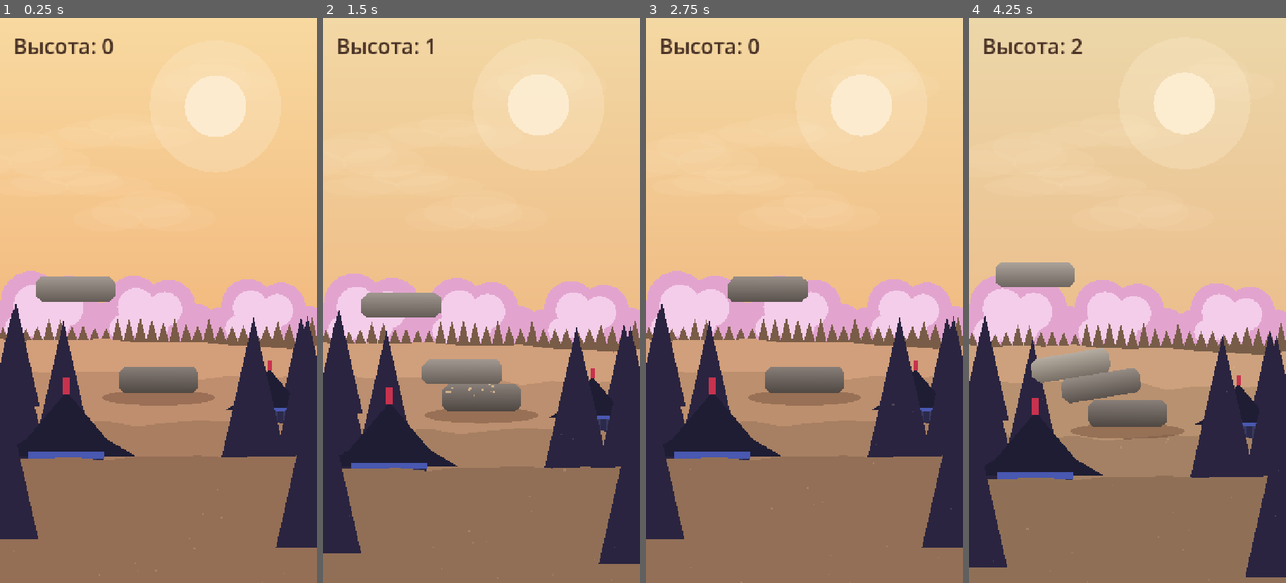
Above: before the commit, frames 1-4 (left to right).
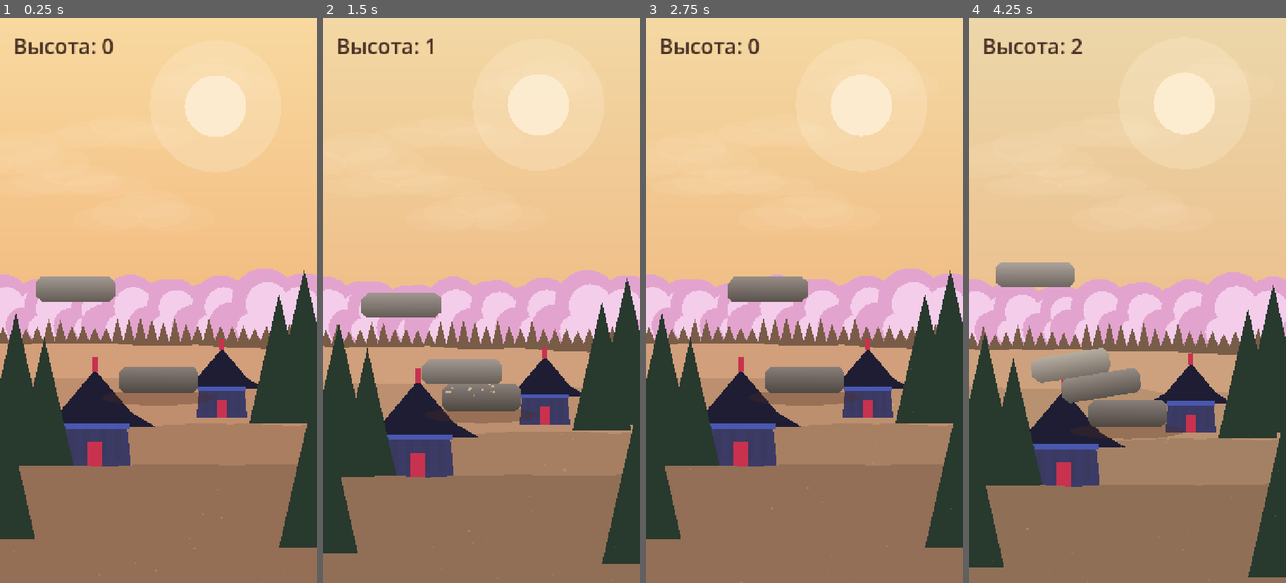
Above: after the commit, the same moments.

Repository: Babaika8/balance-tower
Game: Godot game, scene res://main.tscn
The game is run twice, just before and just after one commit, with the same random seed, the same clock (stepped at 60 frames per second) and the same inputs.
Inputs (mouse positions are in pixels of both pictures, inside the frame that each line leads up to):
- Up to frame 1 (0.25 s): no input
- Up to frame 2 (1.5 s): tap Enter at 0.5 s; move the mouse to (551, 272) at 0.52 s; click (551, 272) at 0.67 s; tap Space at 0.77 s; drag from (418, 328) to (465, 413) at 1.27 s
- Up to frame 3 (2.75 s): move the mouse to (836, 176) at 2.02 s; click (836, 176) at 2.17 s
- Up to frame 4 (4.25 s): drag from (1111, 413) to (1032, 215) at 2.77 s; move the mouse to (1222, 385) at 3.52 s; click (1222, 385) at 3.67 s; tap Space at 3.77 s

The runs differ from the first frame. In frame 1, 15% of the frame differs, in the area x 0-100%, y 44-94%; in frame 2, 15%; in frame 3, 15%; in frame 4, 16%, in the area x 0-100%, y 45-99%.

Commit message:
Atmosphere v7: more sakura, houses on ground level, firs vs houses contrast
- 7 sakura puffs spread full-width (wide screens looked sparse)
- raise houses so only the foundation tucks behind its ground wave;
  flatten dune crests for predictable seating (no more sunk/floating)
- firs dark green, house body lighter indigo + separated X positions so
  they no longer blend together

Co-Authored-By: Claude Opus 4.8 <noreply@anthropic.com>

Diff:
--- a/game.gd
+++ b/game.gd
@@ -197,38 +197,37 @@
 	# вставлены МЕЖДУ волнами земли, чтобы передняя волна перекрывала их низ.
 	# nx у ёлок — только края (центр свободен под камни).
 
-	# --- ДАЛЬНИЙ ПЛАН ---
-	for nx in [0.15, 0.46, 0.82]:
-		var puff := _make_sakura_puff(randf_range(1.3, 1.9))
+	# --- ДАЛЬНИЙ ПЛАН: много сакур-облаков по всей ширине ---
+	for i in range(7):
+		var puff := _make_sakura_puff(randf_range(1.2, 1.8))
 		layer.add_child(puff)
-		atmo_props.append({"node": puff, "nx": nx + randf_range(-0.04, 0.04), "base_y": 700.0, "factor": 0.12})
+		atmo_props.append({"node": puff, "nx": 0.06 + i * 0.14 + randf_range(-0.025, 0.025), "base_y": 700.0, "factor": 0.12})
 	var forest := _make_forest_row()
 	layer.add_child(forest)
 	atmo_dunes.append({"node": forest, "base_y": 726.0, "factor": 0.16, "shade": 0.42})
 
-	# --- СРЕДНИЙ ПЛАН: волны земли, между ними дома/ёлки ---
-	_add_dune(layer, 36.0, 7, 3, 760.0, 0.18, 0.00)   # волна 4 (дальняя)
-	_add_dune(layer, 52.0, 8, 16, 840.0, 0.30, 0.10)  # волна 3
-	# мелкие краевые ёлки + ПРАВЫЙ дом — уйдут за волну 2
-	_add_fir(layer, 0.05, 880.0, 1.7, 0.40)
-	_add_fir(layer, 0.95, 900.0, 1.6, 0.40)
+	# --- СРЕДНИЙ ПЛАН: волны земли (сглаженные гребни); дома/ёлки сидят на земле,
+	# фундамент уходит за свою волну. Дома и ёлки разнесены по X (не слипаются). ---
+	_add_dune(layer, 26.0, 7, 3, 760.0, 0.18, 0.00)   # волна 4 (дальняя)
+	_add_dune(layer, 32.0, 8, 16, 840.0, 0.30, 0.10)  # волна 3
+	# ПРАВЫЙ дом + правые краевые ёлки — фундамент за волну 2
 	var rhouse := _make_house(1.7)
 	layer.add_child(rhouse)
-	atmo_props.append({"node": rhouse, "nx": 0.85, "base_y": 952.0, "factor": 0.44})
-	_add_dune(layer, 50.0, 9, 29, 930.0, 0.44, 0.20)  # волна 2 (перекрывает правый дом)
-	# крупные краевые ёлки + ЛЕВЫЙ дом — уйдут за волну 1 (переднюю)
-	_add_fir(layer, 0.04, 1010.0, 2.5, 0.56)
-	_add_fir(layer, 0.2, 980.0, 2.1, 0.56)
-	_add_fir(layer, 0.8, 1000.0, 2.3, 0.56)
-	_add_fir(layer, 0.97, 1040.0, 2.6, 0.56)
-	var lhouse := _make_house(2.7)
+	atmo_props.append({"node": rhouse, "nx": 0.70, "base_y": 905.0, "factor": 0.44})
+	_add_fir(layer, 0.88, 918.0, 2.1, 0.44)
+	_add_fir(layer, 0.96, 905.0, 2.4, 0.44)
+	_add_dune(layer, 30.0, 9, 29, 930.0, 0.44, 0.20)  # волна 2 (закрывает фундамент правого дома)
+	# ЛЕВЫЙ дом + левые краевые ёлки — фундамент за переднюю волну 1
+	var lhouse := _make_house(2.4)
 	layer.add_child(lhouse)
-	atmo_props.append({"node": lhouse, "nx": 0.21, "base_y": 1095.0, "factor": 0.60})
-	_add_dune(layer, 46.0, 10, 42, 1040.0, 0.60, 0.30) # волна 1 (передняя, перекрывает левый дом)
+	atmo_props.append({"node": lhouse, "nx": 0.30, "base_y": 1018.0, "factor": 0.60})
+	_add_fir(layer, 0.05, 1030.0, 2.6, 0.60)
+	_add_fir(layer, 0.14, 1018.0, 2.1, 0.60)
+	_add_dune(layer, 28.0, 10, 42, 1040.0, 0.60, 0.30) # волна 1 (передняя, закрывает фундамент левого дома)
 
 	# --- ПЕРЕДНИЙ ПЛАН: огромные тёмные ёлки в самых углах (рамка, центр свободен) ---
-	_add_fir(layer, -0.03, 1180.0, 3.4, 0.85)
-	_add_fir(layer, 1.03, 1200.0, 3.6, 0.90)
+	_add_fir(layer, -0.04, 1180.0, 3.4, 0.85)
+	_add_fir(layer, 1.04, 1200.0, 3.6, 0.90)
 
 	# Лёгкие частицы-пылинки, медленно плывут вверх.
 	motes = CPUParticles2D.new()
@@ -305,7 +304,7 @@
 	n.scale = Vector2(scale, scale)
 	var tri := Polygon2D.new()
 	tri.polygon = PackedVector2Array([Vector2(-32, 0), Vector2(0, -140), Vector2(32, 0)])
-	tri.color = Color("2A2440")
+	tri.color = Color("28392E")  # тёмно-зелёный — чтобы не сливаться с домами
 	n.add_child(tri)
 	return n
 
@@ -354,10 +353,10 @@
 func _make_house(scale: float) -> Node2D:
 	var n := Node2D.new()
 	n.scale = Vector2(scale, scale)
-	# тело
+	# тело (светлее ёлок, чтобы читался отдельно)
 	var body := Polygon2D.new()
 	body.polygon = PackedVector2Array([Vector2(-34, 0), Vector2(34, 0), Vector2(30, -42), Vector2(-30, -42)])
-	body.color = Color("2B2A4A")
+	body.color = Color("3C3B66")
 	n.add_child(body)
 	# вертикальные планки (как в референсе)
 	for sx in [-22, -8, 8, 22]:
